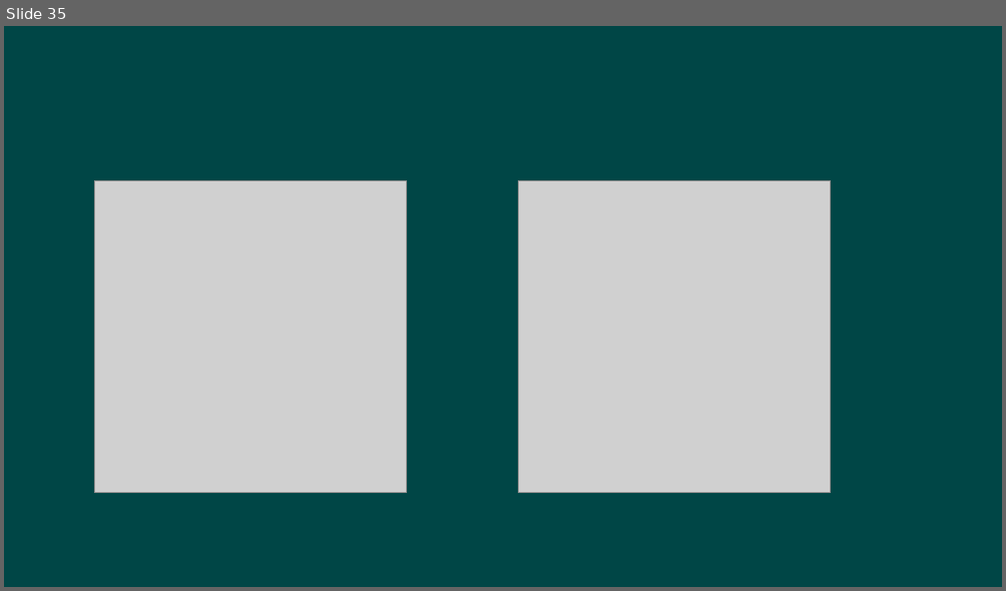
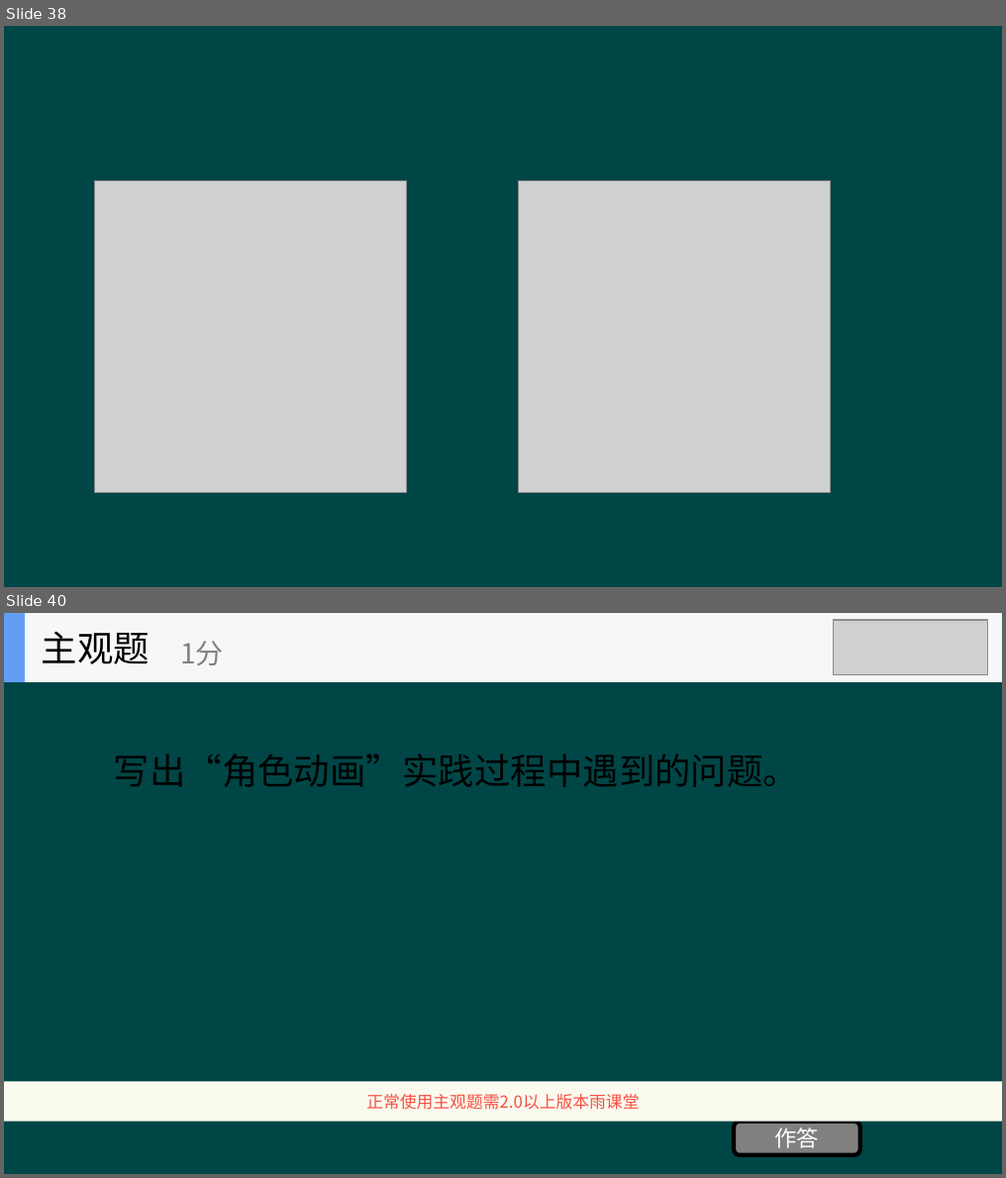
Before and after one commit to hanhonglei/Course_GameEngine, a slide deck: Slides/Principle/4 光照/4 光照.pptx. Shown one above the other, each under a label of ours: slide 35 before the commit, slides 38 and 40 after it; the slides between them are not shown. The pictures are 1006x591 and 1006x1178 pixels, drawn with LibreOffice and Linux fonts; fonts in the diff are those of the drawing; grey boxes stand for pictures; background and template pictures are left out. Boxes give left, top, right and bottom in pixels: in the first picture for what was removed or moved away, otherwise in the second. Text is boxed around its words. In the diff, an @@ line names an element or a change of style, - is before the commit and + after.

```diff
--- a/Slides/Principle/4 光照/4 光照.pptx
+++ b/Slides/Principle/4 光照/4 光照.pptx
@@ slide 40 added at (x1=4, y1=613, x2=1002, y2=1174), background #004646 @@
@@ group added at (x1=4, y1=613, x2=1002, y2=682): 2 rectangles, 2 texts @@
+主观题
+1分
@@ picture added at (x1=834, y1=620, x2=989, y2=676) @@
@@ text added at (x1=114, y1=754, x2=800, y2=787), 26 pt, text #000000 @@
+写出“角色动画”实践过程中遇到的问题。
@@ rectangle added at (x1=4, y1=1082, x2=1002, y2=1122), fill #FBFAEF, 12 pt, text #F84F41 @@
+正常使用主观题需2.0以上版本雨课堂
@@ rounded rectangle added at (x1=734, y1=1122, x2=860, y2=1156), fill #808080, outline #000000 3 pt, 16 pt, text #FFFFFF @@
+作答
@@ what was slide 35 is now slide 38 @@
```
Also in this commit, not shown: 4 other slides added, 5 other files.
